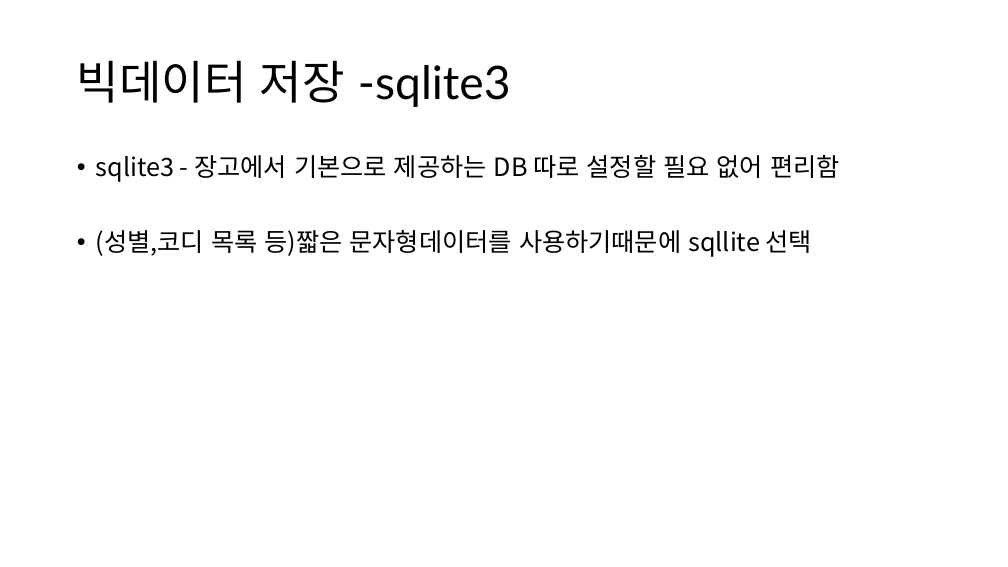
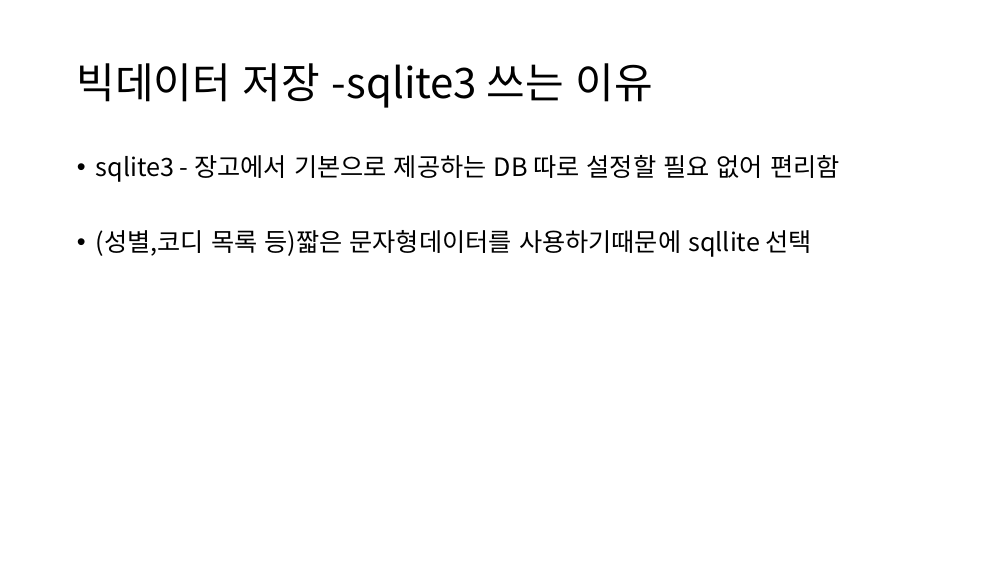
Before and after one commit to CheonSeounghyun/Coordination-Recommend, a slide deck: slide 3 of doc/9주차 ppt.pptx. Drawn at 1008x567 pixels with LibreOffice and Linux fonts; fonts in the diff are those of the drawing. Boxes give left, top, right and bottom in pixels: in the first picture for what was removed or moved away, otherwise in the second. Text is boxed around its words. In the diff, an @@ line names an element or a change of style, - is before the commit and + after.

```diff
--- a/doc/9주차 ppt.pptx
+++ b/doc/9주차 ppt.pptx
@@ title at [77,63,653,108]: text changed; size 44 to 40 pt; font Lato to Noto Sans CJK KR @@
-빅데이터 저장 -sqlite3
+빅데이터 저장 -sqlite3 쓰는 이유
```
Also in this commit, not shown: 6 other slides changed.
